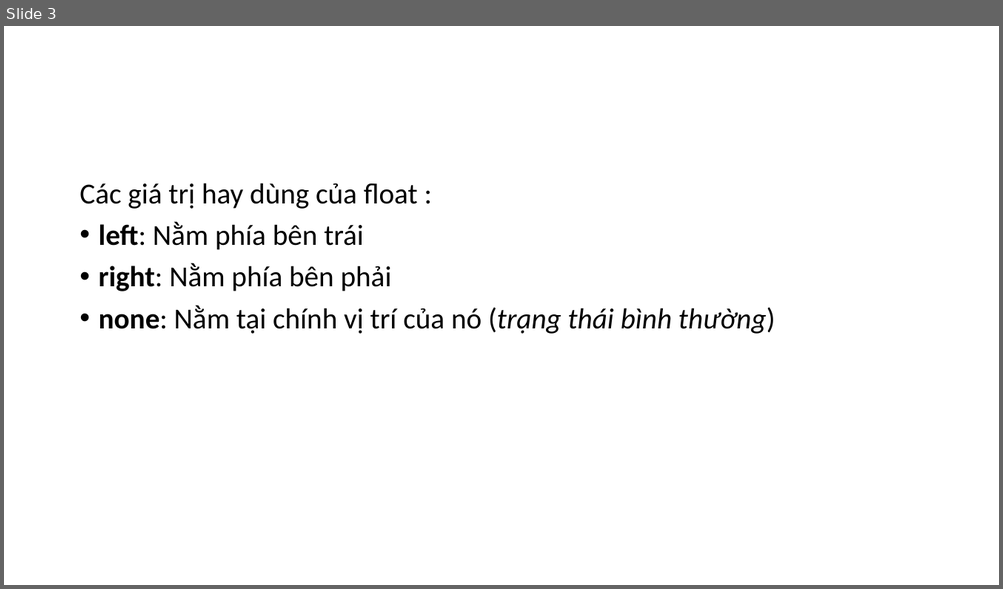
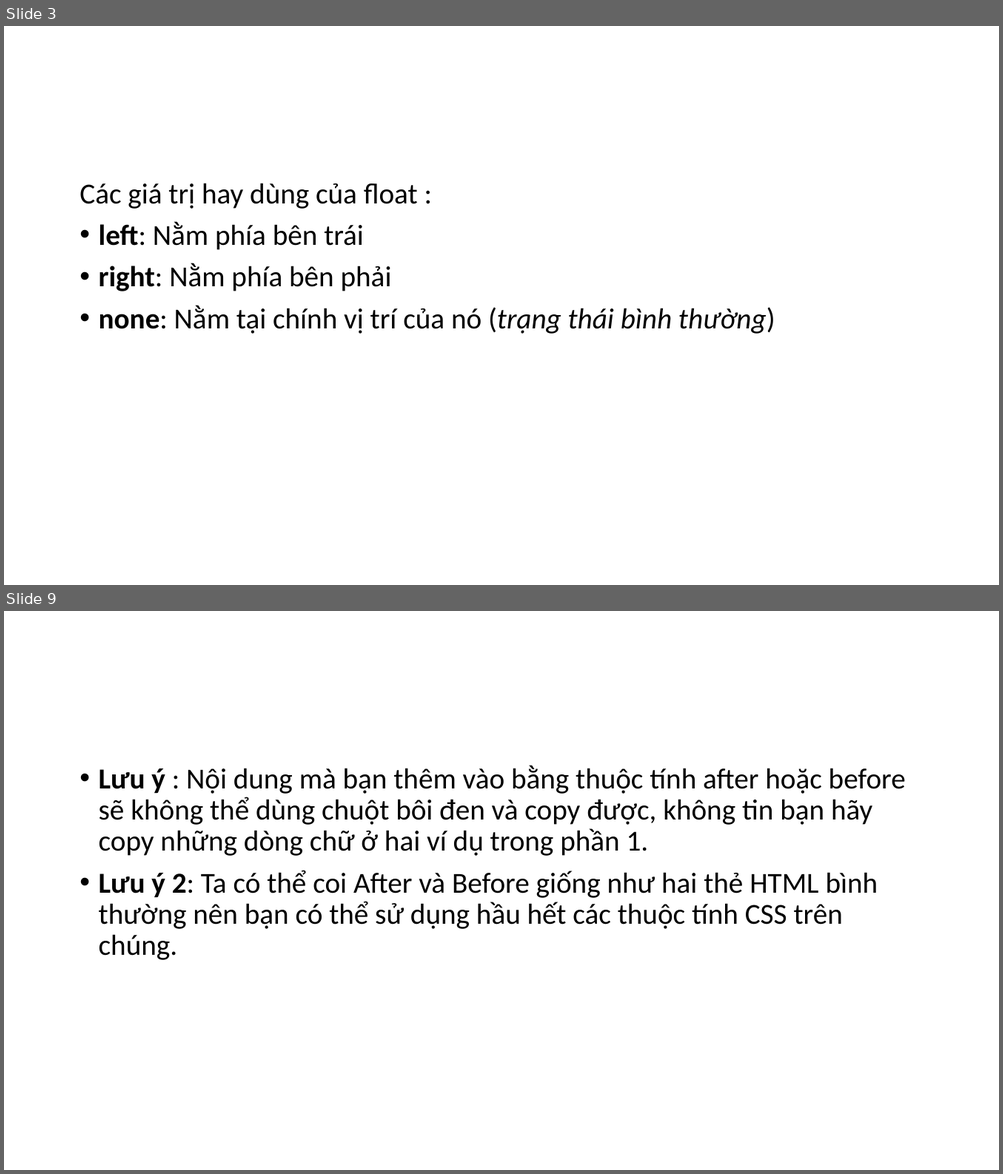
Before and after one commit to hoanghiep8921/ljava1909, a slide deck: slide/Layout.pptx. Shown one above the other, each under a label of ours: slide 3 before the commit, slides 3 and 9 after it; the slides between them are not shown. The pictures are 1003x589 and 1003x1174 pixels, drawn with LibreOffice and Linux fonts; fonts in the diff are those of the drawing. Boxes give left, top, right and bottom in pixels: in the first picture for what was removed or moved away, otherwise in the second. Text is boxed around its words. In the diff, an @@ line names an element or a change of style, - is before the commit and + after.

```diff
--- a/slide/Layout.pptx
+++ b/slide/Layout.pptx
@@ slide 9 added at [4,611,999,1170], background #FFFFFF @@
@@ text added at [99,765,905,960], 28 pt, text #000000 @@
+• Lưu ý : Nội dung mà bạn thêm vào bằng thuộc tính after hoặc before sẽ không thể dùng chuột bôi đen và copy được, không tin bạn hãy copy những dòng chữ ở hai ví dụ trong phần 1.
+• Lưu ý 2: Ta có thể coi After và Before giống như hai thẻ HTML bình thường nên bạn có thể sử dụng hầu hết các thuộc tính CSS trên chúng.
```
Also in this commit, not shown: 5 other slides added, 2 slides removed, 7 other files.
